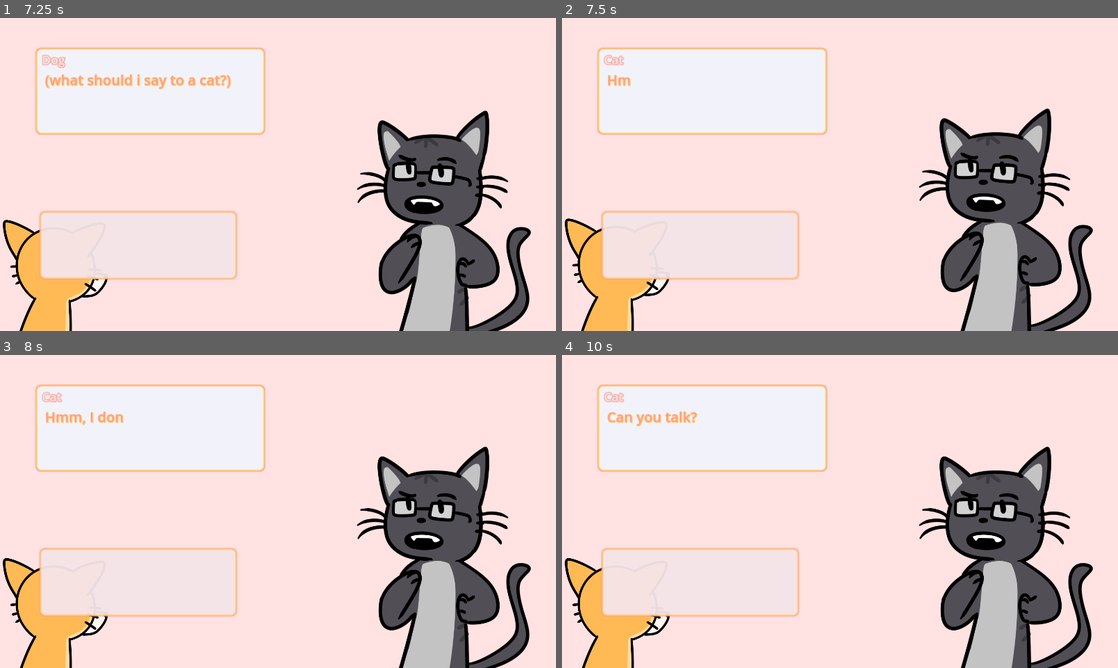
Above: before the commit, frames 1-4 (two rows, left to right).
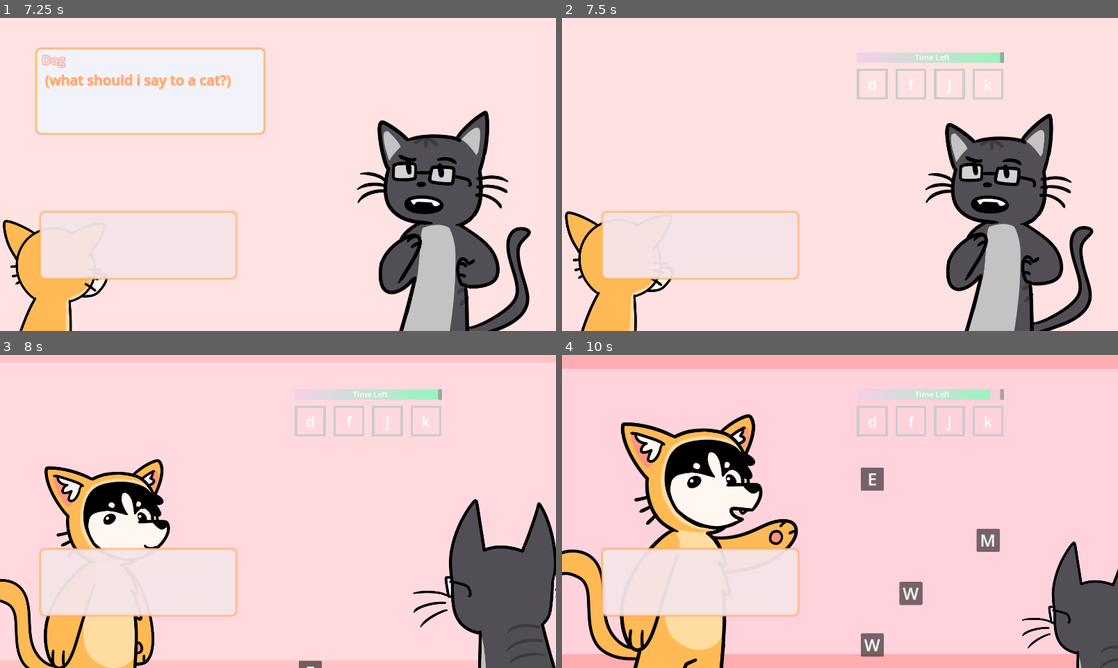
Above: after the commit, the same moments.

Repository: crawsoir/pizza_game
Game: Godot game, scene res://main.tscn
Two runs of this game, one before a commit and one after it. Both use one fixed random seed, a clock stepped at 60 frames per second and the inputs below.
Inputs:
- Up to frame 1 (7.25 s): click "START!!" at 0.5 s; tap Space (interact) every 0.75 s from 1.35 to 6.6 s
- Up to frame 2 (7.5 s): tap Space (interact) at 7.35 s
- Up to frame 3 (8 s): no input
- Up to frame 4 (10 s): tap Space (interact) at 8.1, 8.85, 9.6 s

Frame 1 is identical in both runs. In frame 2, 18% of the frame differs, in the area x 0-96%, y 9-100%; in frame 3, 38%; in frame 4, 42%, in the area x 0-100%, y 0-100%.

Commit message:
stuck

Diff:
--- a/Battlescreen/BattleScreen.gd
+++ b/Battlescreen/BattleScreen.gd
@@ -41,16 +41,14 @@
 				anim_manager.update_dog_emotion_status("good")
 
 			if game_pad.is_game_complete():
-				if (game_pad.get_result_is_real_word()):
-					event_manager.next_event()
+				event_manager.next_event()
 				process_event()
 
 		states.CAT_TURN:
 			if interactive_dialogue.dialogue_finished:
 				interactive_dialogue.clear()
 				interactive_dialogue.visible = false
-				if (game_pad.get_result_is_real_word()):
-					event_manager.next_event()
+				event_manager.next_event()
 				process_event()
 
 		states.TRANSITION_DOG:
@@ -74,19 +72,20 @@
 func process_event():
 	if event_manager.battle_finished:
 		if (current_state == states.CAT_TURN):
-			update_state(states.WON if game_pad.get_sus_score() >= 50 else states.LOST)
+			update_state(states.WON if game_pad.get_result_is_real_word() else states.LOST)
 			interactive_dialogue.visible = true
-			interactive_dialogue.set_dialogue(event_manager.get_win_dialogue() if game_pad.get_sus_score() >= 50 else event_manager.get_lose_dialogue())
+			interactive_dialogue.set_dialogue(event_manager.get_win_dialogue() if game_pad.get_result_is_real_word() else event_manager.get_lose_dialogue())
 		else:
 			update_state(states.CAT_TURN)
 	elif event_manager.event_is_battle():
-		if game_pad.is_game_complete() and not game_pad.get_result_is_real_word() and not current_state == states.CAT_TURN:
-			update_state(states.CAT_TURN)
-			round_timer.stop()
-			game_pad.stop_game()
-			interactive_dialogue.visible = true
-			interactive_dialogue.set_dialogue(event_manager.get_hint_dialogue())
-			return
+#		print(game_pad.is_game_complete(), not game_pad.get_result_is_real_word(), not current_state == states.CAT_TURN)
+#		if game_pad.is_game_complete() and not game_pad.get_result_is_real_word() and not current_state == states.CAT_TURN:
+#			update_state(states.CAT_TURN)
+#			round_timer.stop()
+#			game_pad.stop_game()
+#			interactive_dialogue.visible = true
+#			interactive_dialogue.set_dialogue(event_manager.get_hint_dialogue())
+#			return
 		update_state(states.DOG_TURN)
 		game_pad.start_game(event_manager, sus_score)
 		round_timer.start()
